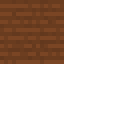
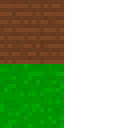
Layer changes from the first (128, 128) image to the second:
added layer "grass" above "Background" over (0, 64, 64, 128)
